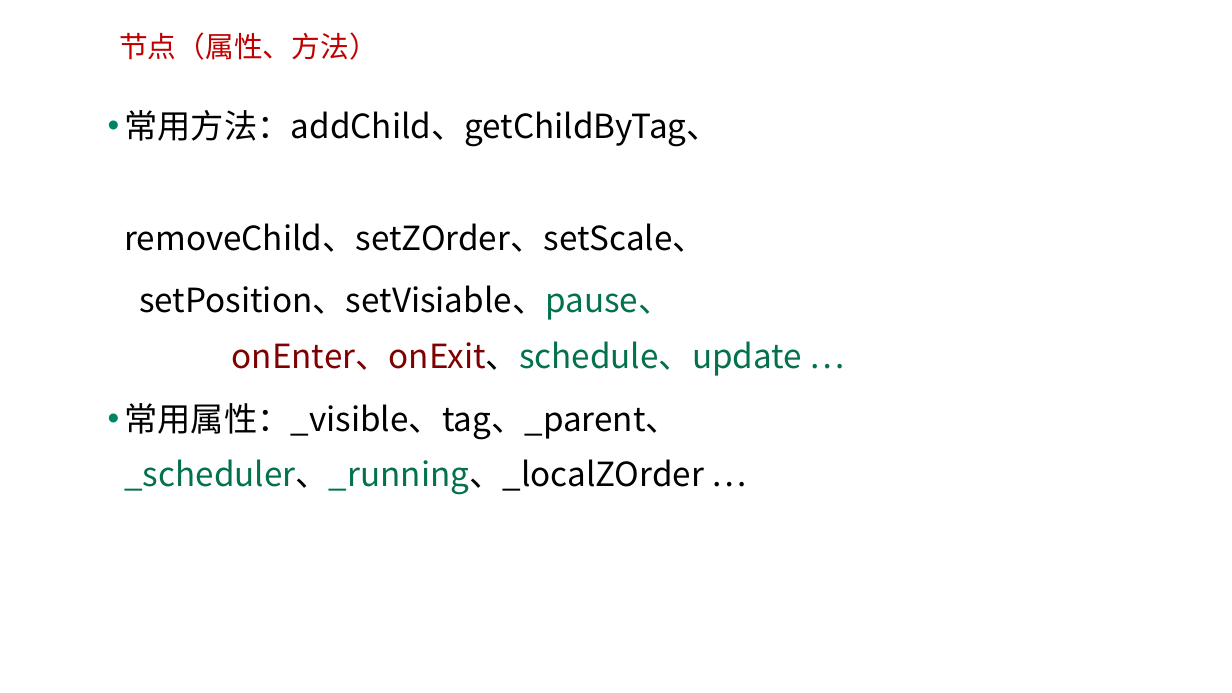
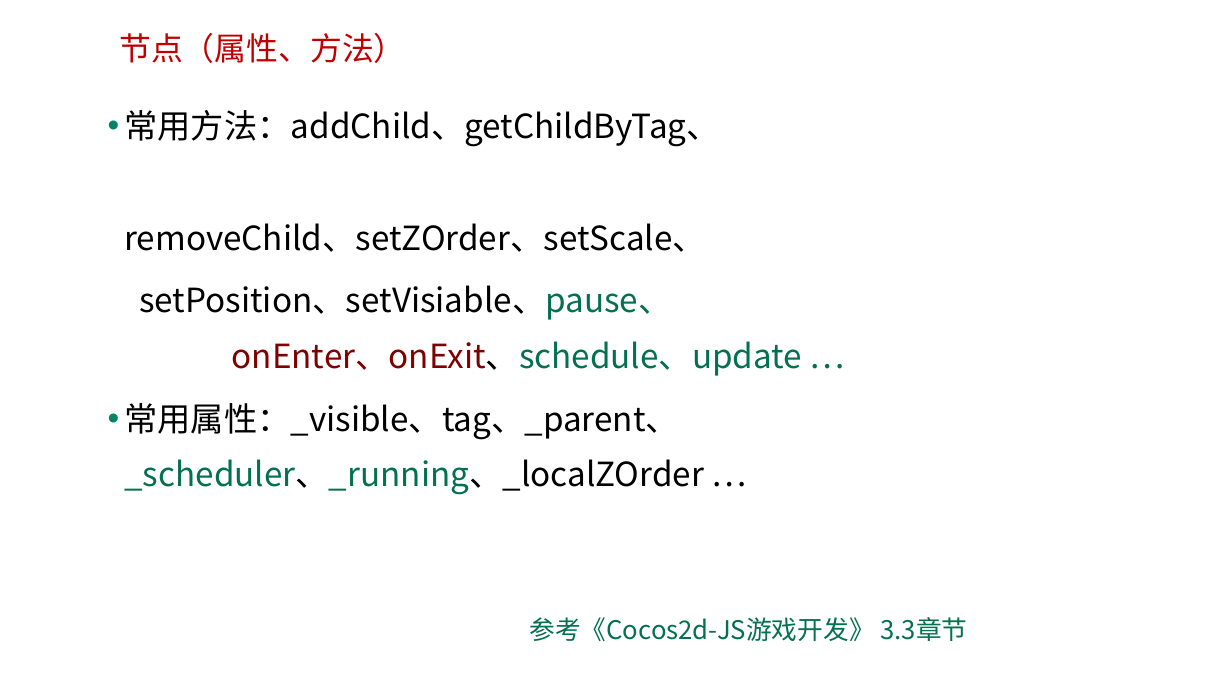
Before and after one commit to edu2act/course-H5-Animation-and-Game-Development, a slide deck: slide 20 of 课程PPT/（06）工程结构及核心概念（节点等）.ppt. Drawn at 1232x693 pixels with LibreOffice and Linux fonts; fonts in the diff are those of the drawing; background and template pictures are left out. Boxes give left, top, right and bottom in pixels: in the first picture for what was removed or moved away, otherwise in the second. Text is boxed around its words. In the diff, an @@ line names an element or a change of style, - is before the commit and + after.

```diff
--- a/课程PPT/（06）工程结构及核心概念（节点等）.ppt
+++ b/课程PPT/（06）工程结构及核心概念（节点等）.ppt
@@ text "节点（属性、方法）" at [119, 33, 406, 63]: size 22.4 to 24.8 pt @@
@@ text added at [529, 617, 968, 641], 20 pt, text #03714E @@
+参考《Cocos2d-JS游戏开发》 3.3章节
```
Also in this commit, not shown: 1 other slide changed, 1 other file.
